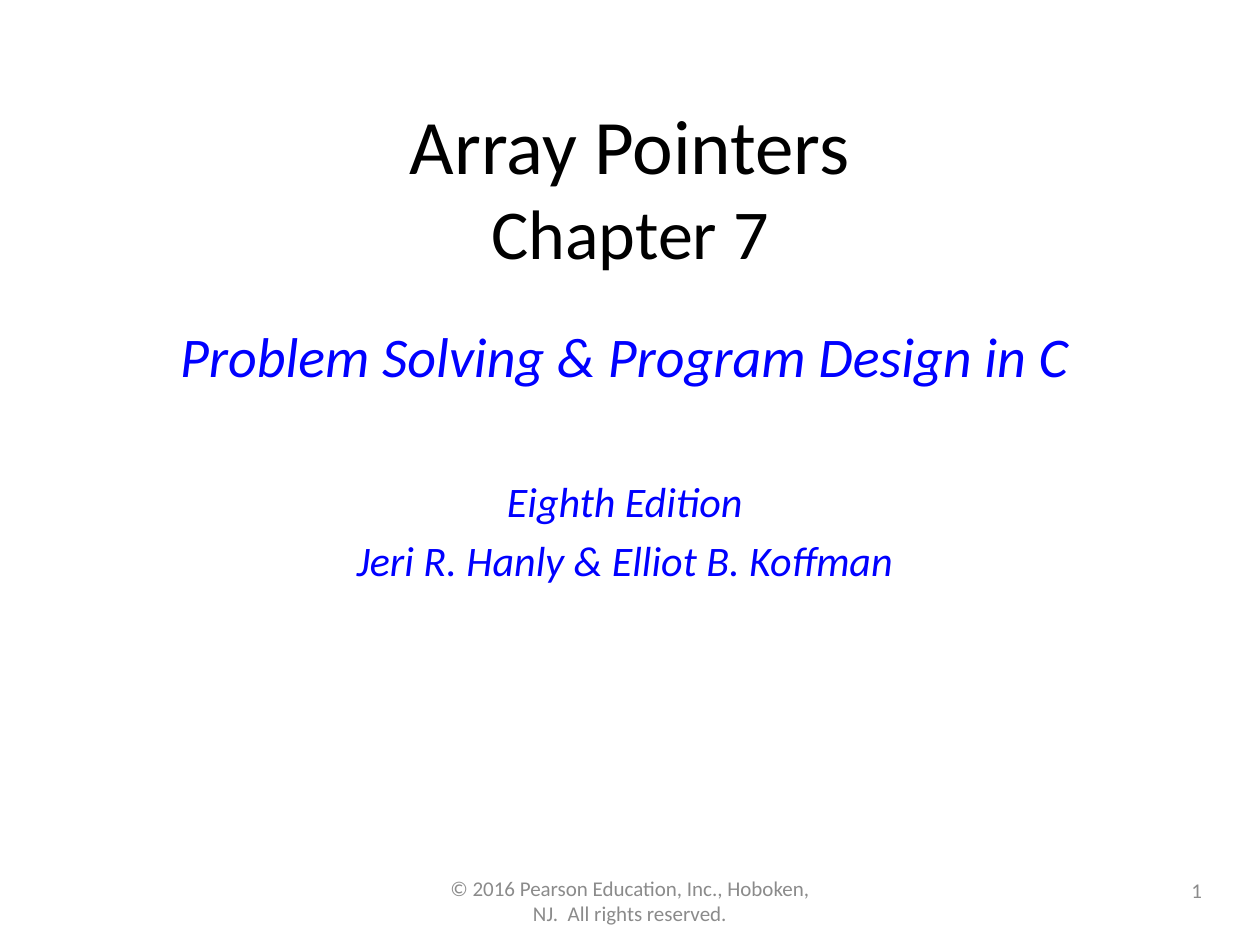
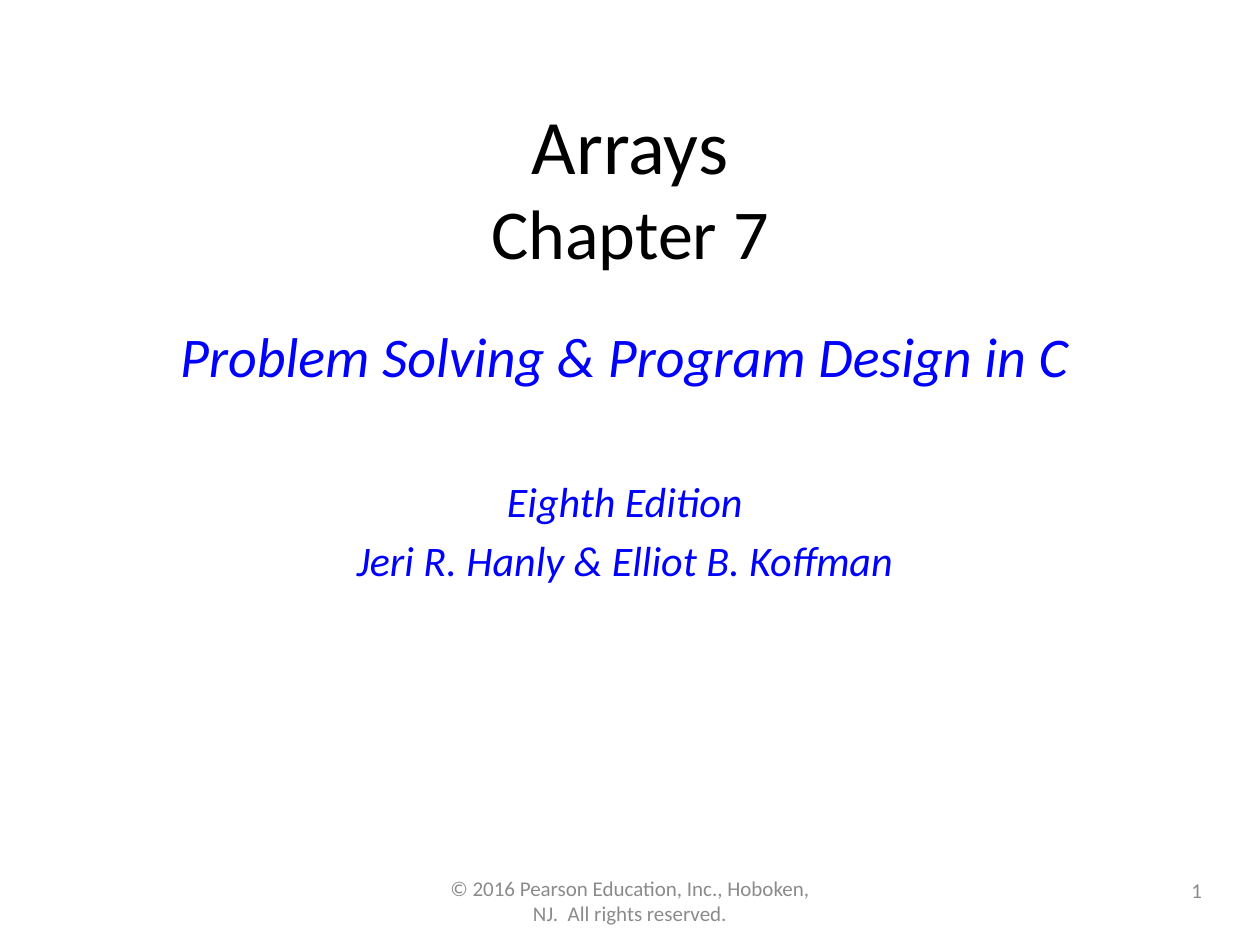
Before and after one commit to lgw2/lgw2.github.io, a slide deck: slide 1 of _teaching/csci112-fall-2023/lectures/ppts/Chapter7.pptx. Drawn at 1260x945 pixels with LibreOffice and Linux fonts; fonts in the diff are those of the drawing. Boxes give left, top, right and bottom in pixels: in the first picture for what was removed or moved away, otherwise in the second. Text is boxed around its words. In the diff, an @@ line names an element or a change of style, - is before the commit and + after.

Commit message:
Update

```diff
--- a/_teaching/csci112-fall-2023/lectures/ppts/Chapter7.pptx
+++ b/_teaching/csci112-fall-2023/lectures/ppts/Chapter7.pptx
@@ title at bbox=[491, 124, 768, 271]: text changed; size 44 to 40 pt @@
-Array Pointers
-Chapter 7
+Arrays
+Chapter 7
```
